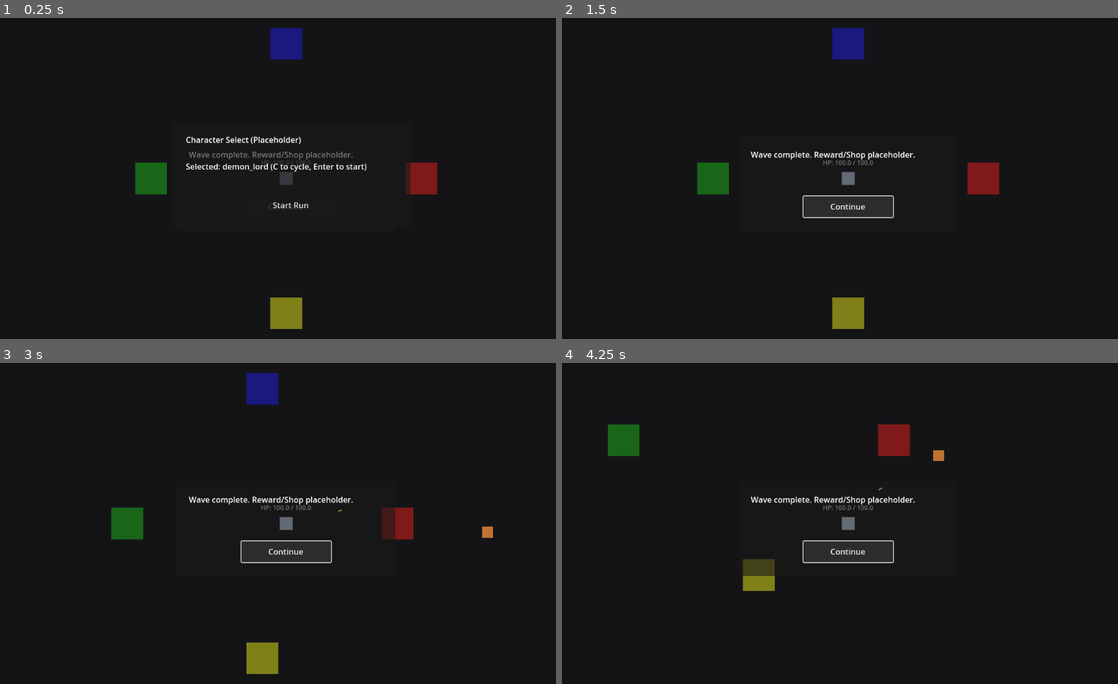
Above: before the commit, frames 1-4 (two rows, left to right).
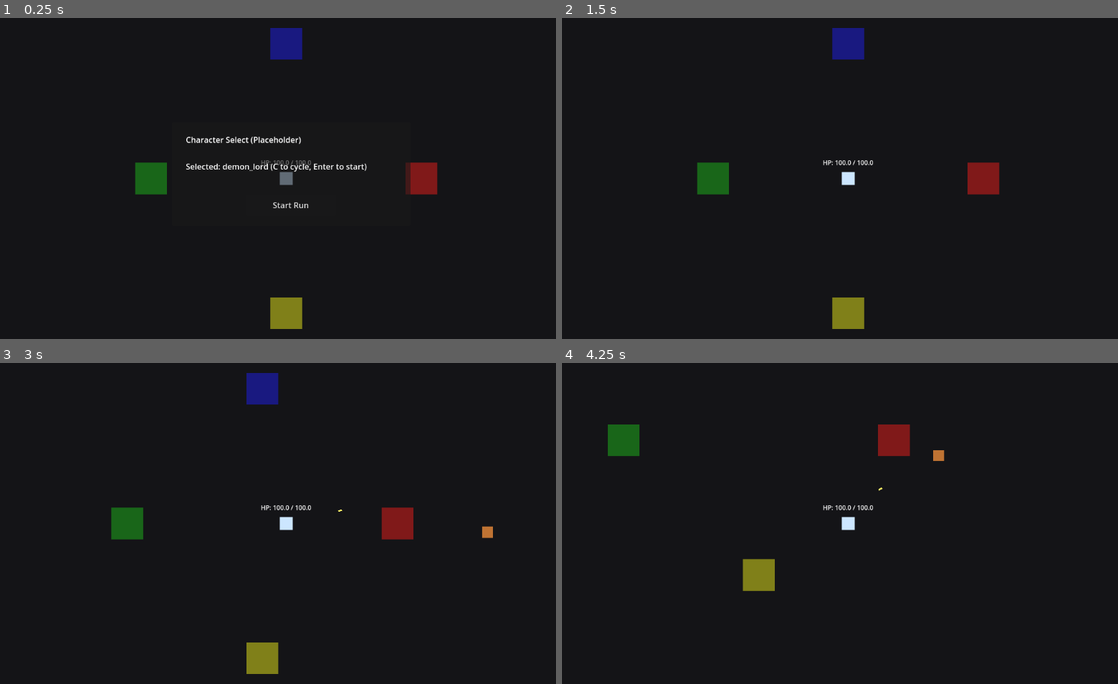
Above: after the commit, the same moments.

Repository: KevinRabbe/bullet-hell-roughe-lite
Game: Godot game, scene res://scenes/game/Main.tscn
Same seed, same stepped clock (60 frames per second), same inputs: the game is played once before the commit and once after it.
Inputs (mouse positions are in pixels of both pictures, inside the frame that each line leads up to):
- Up to frame 1 (0.25 s): no input
- Up to frame 2 (1.5 s): click "Start Run" at 0.5 s; click (845, 207) at 1.25 s, where only the run before the commit has a clickable "Continue"
- Up to frame 3 (3 s): click (283, 552) at 2 s, where only the run before the commit has a clickable "Continue"; tap Enter at 2.75 s; hold D (move_right) from 2.78 s (still down); hold C (cycle_character) from 2.78 s (still down)
- Up to frame 4 (4.25 s): tap Space at 3.02, 3.77 s; release D (move_right) at 3.53 s; release C (cycle_character) at 3.53 s; hold S (move_down) from 3.53 s (still down); tap E (interact) at 3.6 s

The runs differ from the first frame. In frame 1, 0.4% of the frame differs, in the area x 33-64%, y 41-60%; in frame 2, 0.8%; in frame 3, 1.0%; in frame 4, 1.1%, in the area x 32-64%, y 38-67%.

Commit message:
Hide gameplay overlays during character select

Diff:
--- a/scripts/game/main_game.gd
+++ b/scripts/game/main_game.gd
@@ -23,6 +23,7 @@
 		start_button.pressed.connect(_on_start_pressed)
 	_load_selectable_characters()
 	_update_character_debug_label()
+	_hide_run_overlays()
 	_set_gameplay_active(false)
 
 func _unhandled_input(event: InputEvent) -> void:
@@ -86,6 +87,7 @@
 		return
 	run_started = true
 	_apply_selected_character()
+	_hide_run_overlays()
 	_set_gameplay_active(true)
 	if character_select_layer != null:
 		character_select_layer.visible = false
@@ -96,8 +98,19 @@
 		var node := get_node_or_null(path)
 		if node != null:
 			node.process_mode = mode
+	if not active:
+		_hide_run_overlays()
 	if character_select_layer != null:
 		character_select_layer.visible = not active
+
+func _hide_run_overlays() -> void:
+	_hide_control_if_present("WaveIntermission/Panel")
+	_hide_control_if_present("ShopUI/Panel")
+
+func _hide_control_if_present(path: NodePath) -> void:
+	var node := get_node_or_null(path)
+	if node is Control:
+		(node as Control).visible = false
 
 func _load_selectable_characters() -> void:
 	var data_registry := get_node_or_null("/root/DataRegistry")
